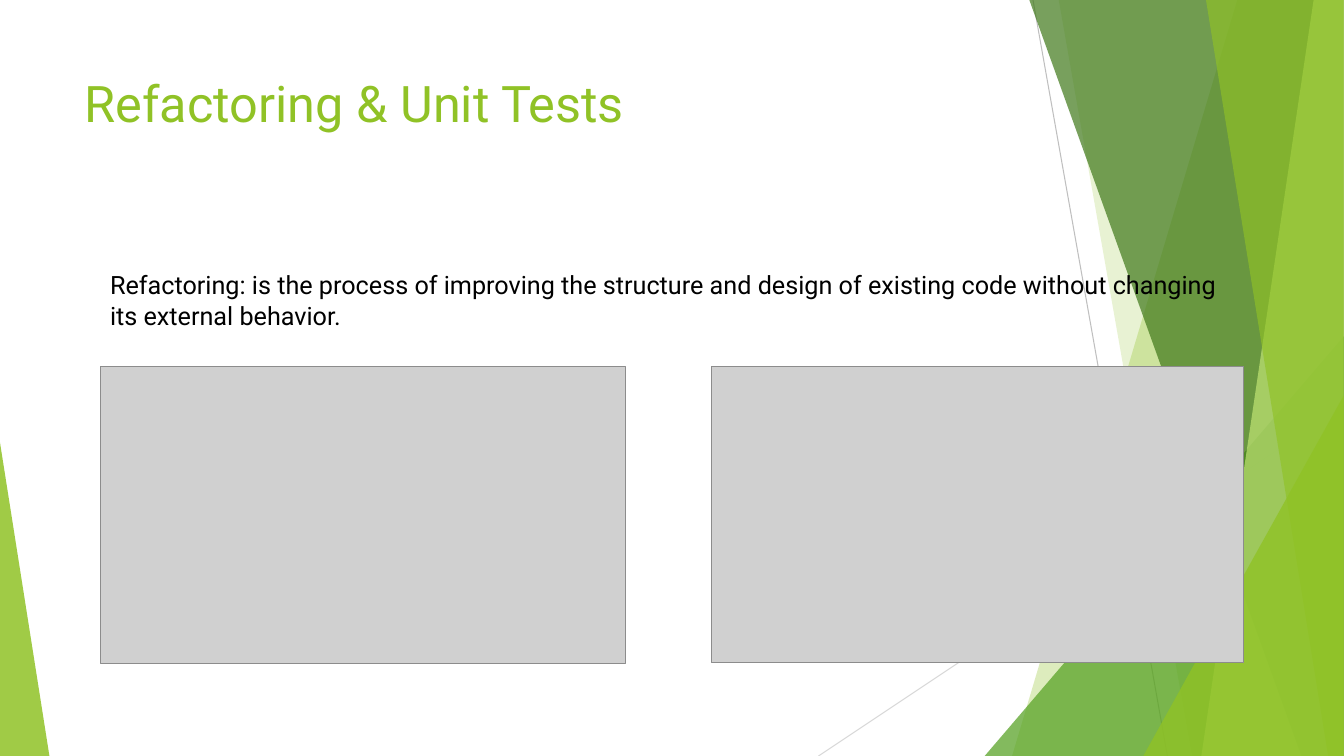
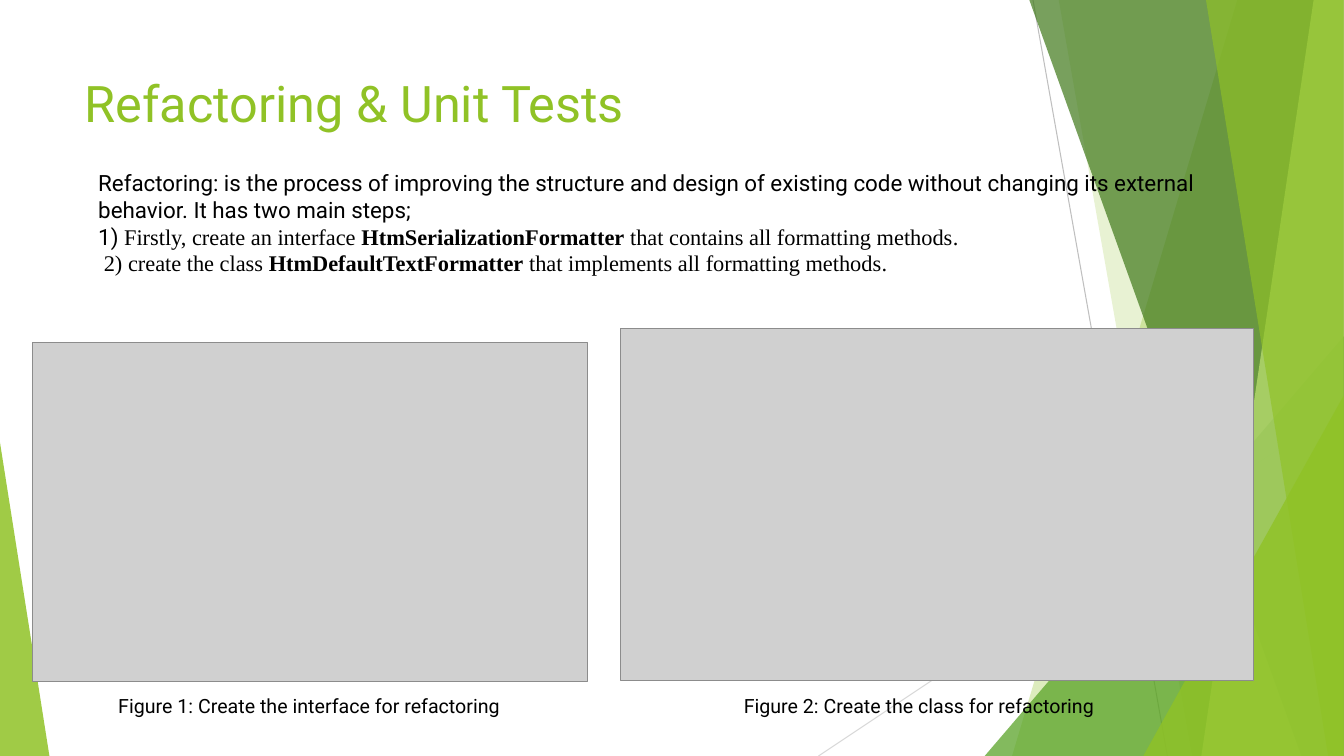
Before and after one commit to KandilKhaled/neocortexapi, a slide deck: slide 5 of MySEProject/Documentation/Refactoring HTMSerializer.pptx. Drawn at 1344x756 pixels with LibreOffice and Linux fonts; fonts in the diff are those of the drawing; grey boxes stand for pictures. Boxes give left, top, right and bottom in pixels: in the first picture for what was removed or moved away, otherwise in the second. Text is boxed around its words. In the diff, an @@ line names an element or a change of style, - is before the commit and + after.

```diff
--- a/MySEProject/Documentation/Refactoring HTMSerializer.pptx
+++ b/MySEProject/Documentation/Refactoring HTMSerializer.pptx
@@ text at [98,170,1194,276]: text changed; size 18 to 16 pt; font Roboto to Times New Roman @@
-Refactoring: is the process of improving the structure and design of existing code without changing its external behavior.
+Refactoring: is the process of improving the structure and design of existing code without changing its external behavior. It has two main steps;
+1) Firstly, create an interface HtmSerializationFormatter that contains all formatting methods.
+2) create the class HtmDefaultTextFormatter that implements all formatting methods.
@@ picture: place and size @@
-picture at [712,367,1244,663]
+picture at [621,329,1254,681]
@@ picture: place and size @@
-picture at [100,367,626,663]
+picture at [32,342,588,682]
@@ text added at [118,698,499,717], 14 pt, text #000000 @@
+Figure 1: Create the interface for refactoring
@@ text added at [744,695,1093,719], 14 pt, text #000000 @@
+Figure 2: Create the class for refactoring
```
Also in this commit, not shown: 1 other slide changed, 2 slides added, 1 slide removed, 4 other files.
